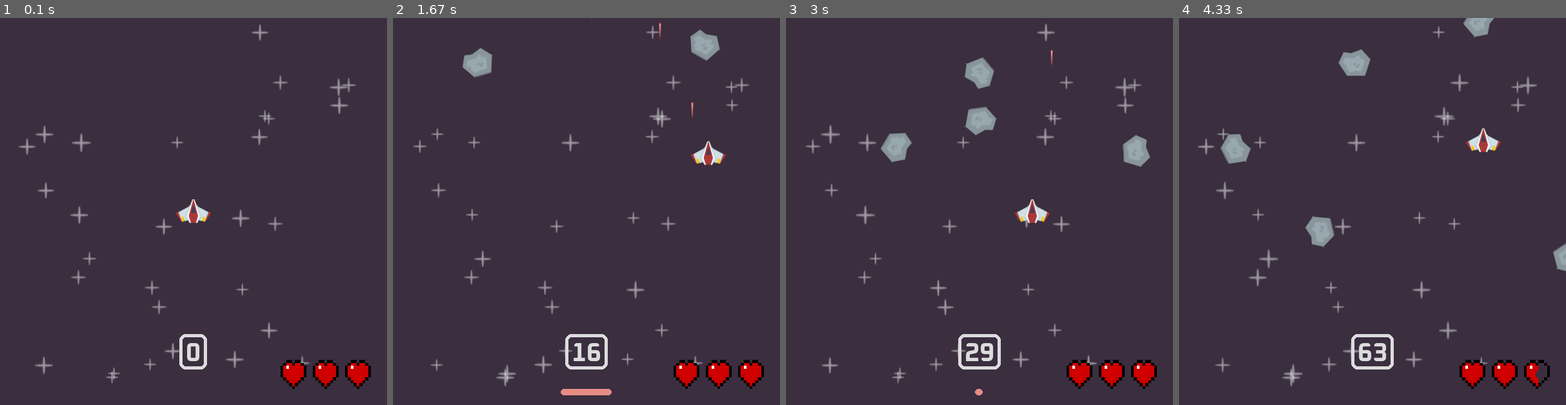
Above: before the commit, frames 1-4 (left to right).
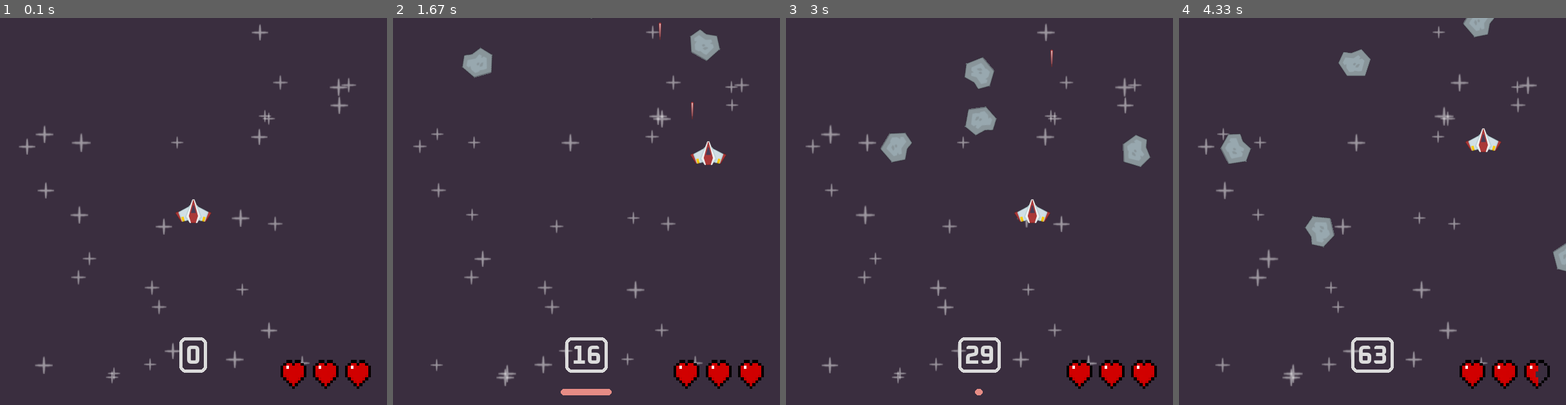
Above: after the commit, the same moments.

Repository: memorykingdom/pygame-space-shooters
Game: pygame game, started from code/main.py
The game is run twice, just before and just after one commit, with the same random seed, the same clock (stepped at 60 frames per second) and the same inputs.
Inputs:
- Up to frame 1 (0.1 s): no input
- Up to frame 2 (1.67 s): tap Space at 0.33, 0.73, 1.03, 1.23, 1.57 s; hold Right 0.67-1.13 s; hold Up 1.17-1.47 s; hold Right from 1.5 s (still down)
- Up to frame 3 (3 s): tap Space at 1.87, 2.07, 2.37, 2.63, 2.97 s; release Right at 1.97 s; hold Left 2-2.53 s; hold Down 2.57-2.87 s; hold Left from 2.9 s (still down)
- Up to frame 4 (4.33 s): tap Space at 3.27, 3.4, 3.8, 4.1 s; release Left at 3.3 s; hold Up 3.33-3.7 s; hold Right from 3.73 s (still down)

The runs differ from the first frame. In frame 1, 0.3% of the frame differs, in the area x 46-54%, y 81-92%; in frame 2, 0.5%; in frame 3, 0.6%, in the area x 44-56%, y 81-92%; in frame 4, 0.6%.

Commit message:
Re-implement scoreboard

Diff:
--- a/code/main.py
+++ b/code/main.py
@@ -112,7 +112,6 @@
         meteor_collisions = pygame.sprite.spritecollide(
             self, meteor_group, dokill=True, collided=pygame.sprite.collide_mask)
         if meteor_collisions:
-
             for meteor in meteor_collisions:
                 AnimatedExplosion((all_sprites, elements_layer), meteor.rect.center)
 
@@ -273,6 +272,24 @@
         self.image.blit(self.heart_surfaces[pygame.math.clamp(lives, 2, 4) - 2], (50, 0))
         self.image.blit(self.heart_surfaces[pygame.math.clamp(lives, 4, 6) - 4], (100, 0))
 
+class ScoreDisplay(pygame.sprite.Sprite):
+    def __init__(self, groups):
+        super().__init__(groups)
+        self.color = pygame.Color(220, 220, 220)
+        self.image = pygame.Surface((0, 0))
+        self.rect = pygame.FRect(0, 0, 0, 0)
+
+    def update(self, *args, **kwargs):
+        super().update(*args, **kwargs)
+        user = kwargs.get('user')
+        score = pygame.time.get_ticks() // 100 + user.meteors_hit * 10
+        number_surface = font.render(str(score), antialias=True, color=self.color)
+        self.image = pygame.Surface((number_surface.width + 20, number_surface.height + 5), pygame.SRCALPHA)
+        self.rect = self.image.get_frect(midbottom=(WINDOW_WIDTH / 2, WINDOW_HEIGHT - 50))
+        self.image.fill((0, 0, 0, 0))
+        self.image.blit(number_surface,
+                        number_surface.get_frect(center=(self.rect.width / 2, self.rect.height / 2 + 7)))
+        pygame.draw.rect(self.image, self.color, pygame.FRect((0, 0), self.rect.size), width=5, border_radius=10)
 
 # Scene Building
 user = User()
@@ -284,15 +301,7 @@
 AnimatedExplosion.import_surfaces()
 HealthBar.setup()
 HealthBar((all_sprites, ui_layer))
-
-def display_score():
-    score_color = pygame.Color(220, 220, 220)
-    score = pygame.time.get_ticks() // 100 + user.meteors_hit * 10
-    score_surface = font.render(str(score), antialias=True, color=score_color)
-    score_rect = score_surface.get_frect(midbottom=(WINDOW_WIDTH / 2, WINDOW_HEIGHT - 50))
-    display_surface.blit(score_surface, score_rect)
-    score_border_rect = score_rect.copy().move(0, -7).inflate(20, 5)
-    pygame.draw.rect(display_surface, score_color, score_border_rect, width=5, border_radius=10)
+ScoreDisplay((all_sprites, ui_layer))
 
 # Custom Events
 meteor_event = pygame.event.custom_type()
@@ -320,7 +329,6 @@
     # Game draw
     display_surface.fill("#3a2e3f")
     background_layer.draw(display_surface)
-    display_score()
     elements_layer.draw(display_surface)
     ui_layer.draw(display_surface)
 
